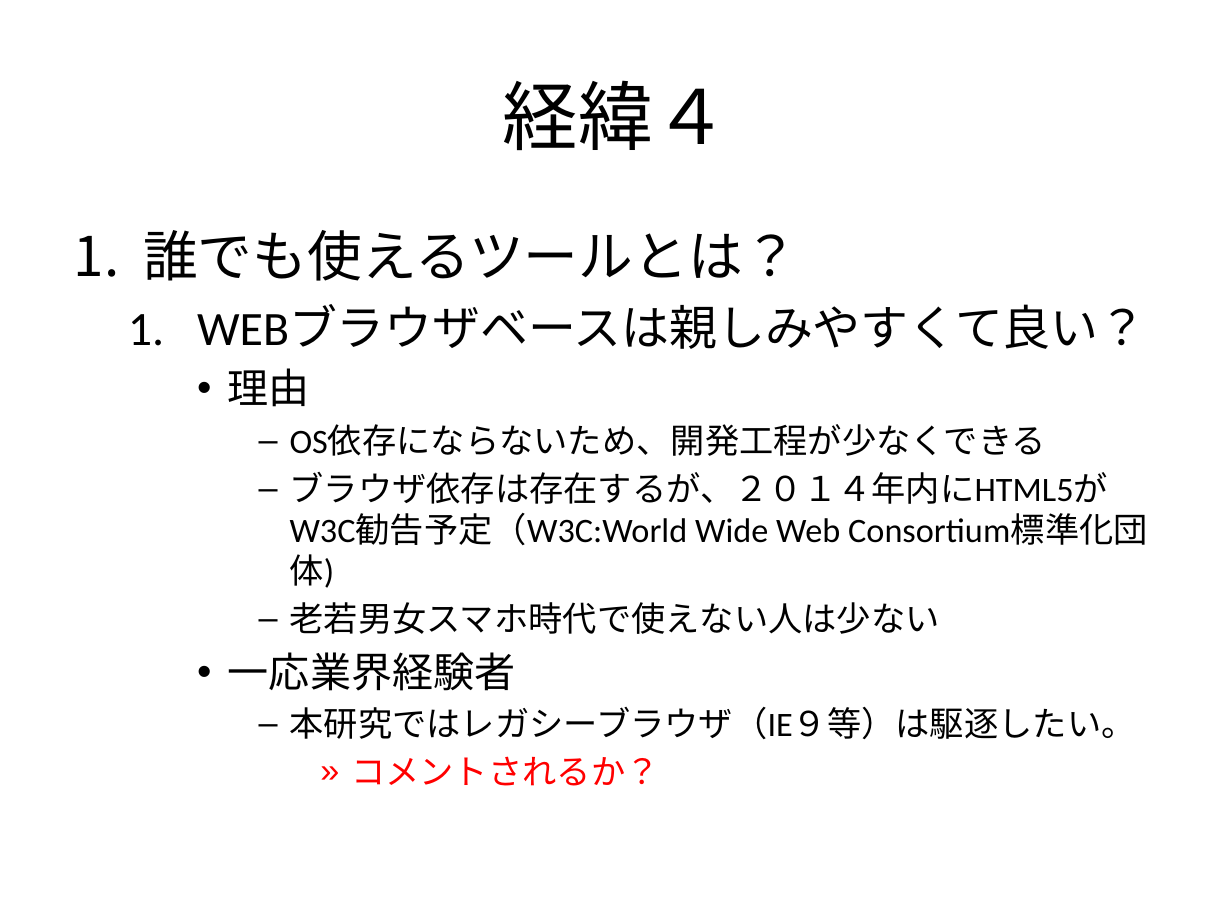
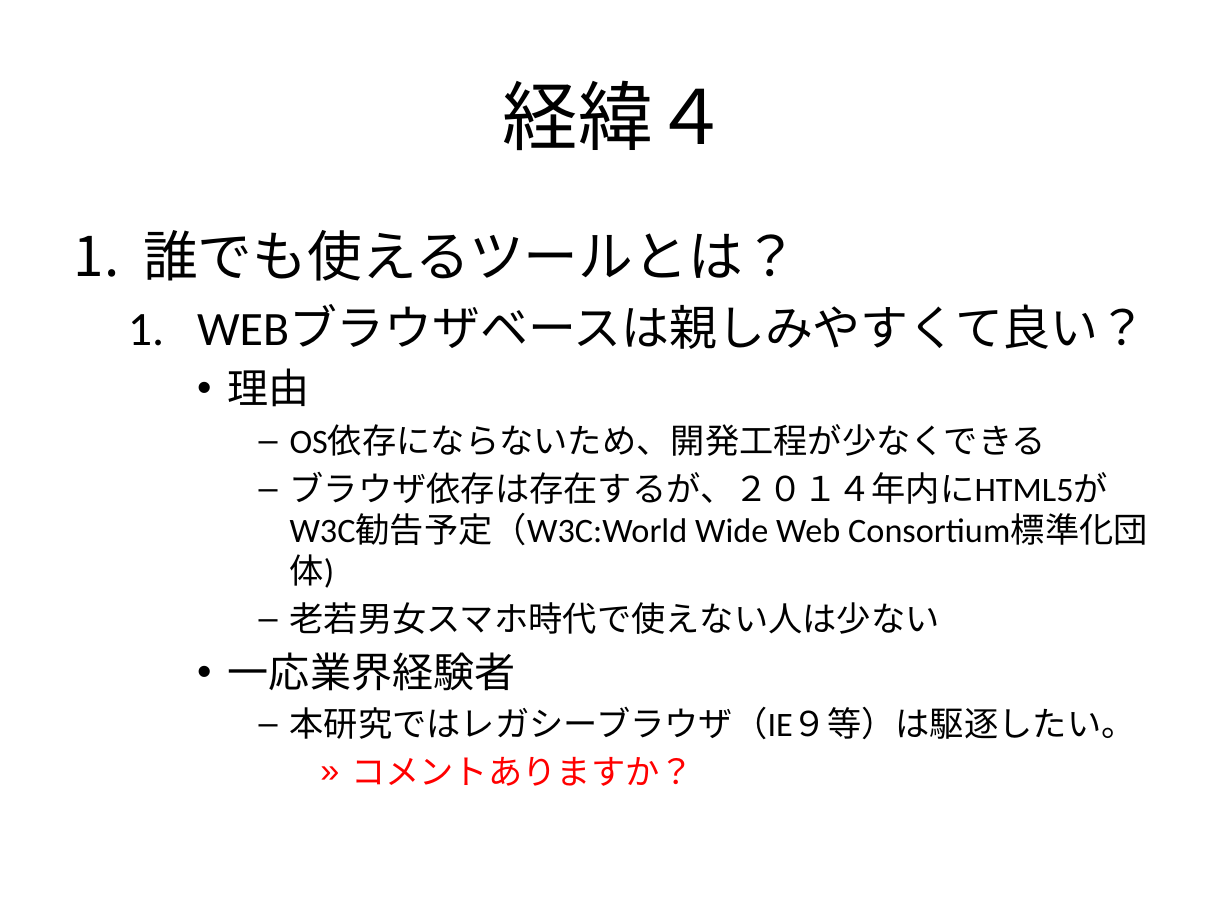
Before and after one commit to f-akazawa/akaz_uecdevelop, a slide deck: slide 9 of doc/20141009親ゼミ用.pptx. Drawn at 1232x924 pixels with LibreOffice and Linux fonts; fonts in the diff are those of the drawing. Boxes give left, top, right and bottom in pixels: in the first picture for what was removed or moved away, otherwise in the second. Text is boxed around its words. In the diff, an @@ line names an element or a change of style, - is before the commit and + after.

Commit message:
親ゼミ資料におまけ追加
Github使おうよネタイントロ追加

```diff
--- a/doc/20141009親ゼミ用.pptx
+++ b/doc/20141009親ゼミ用.pptx
@@ text at <box>351,756,694,786</box>: text changed @@
-        » コメントされるか？
+        » コメントありますか？
```
Also in this commit, not shown: 9 other slides changed, 9 slides added.
